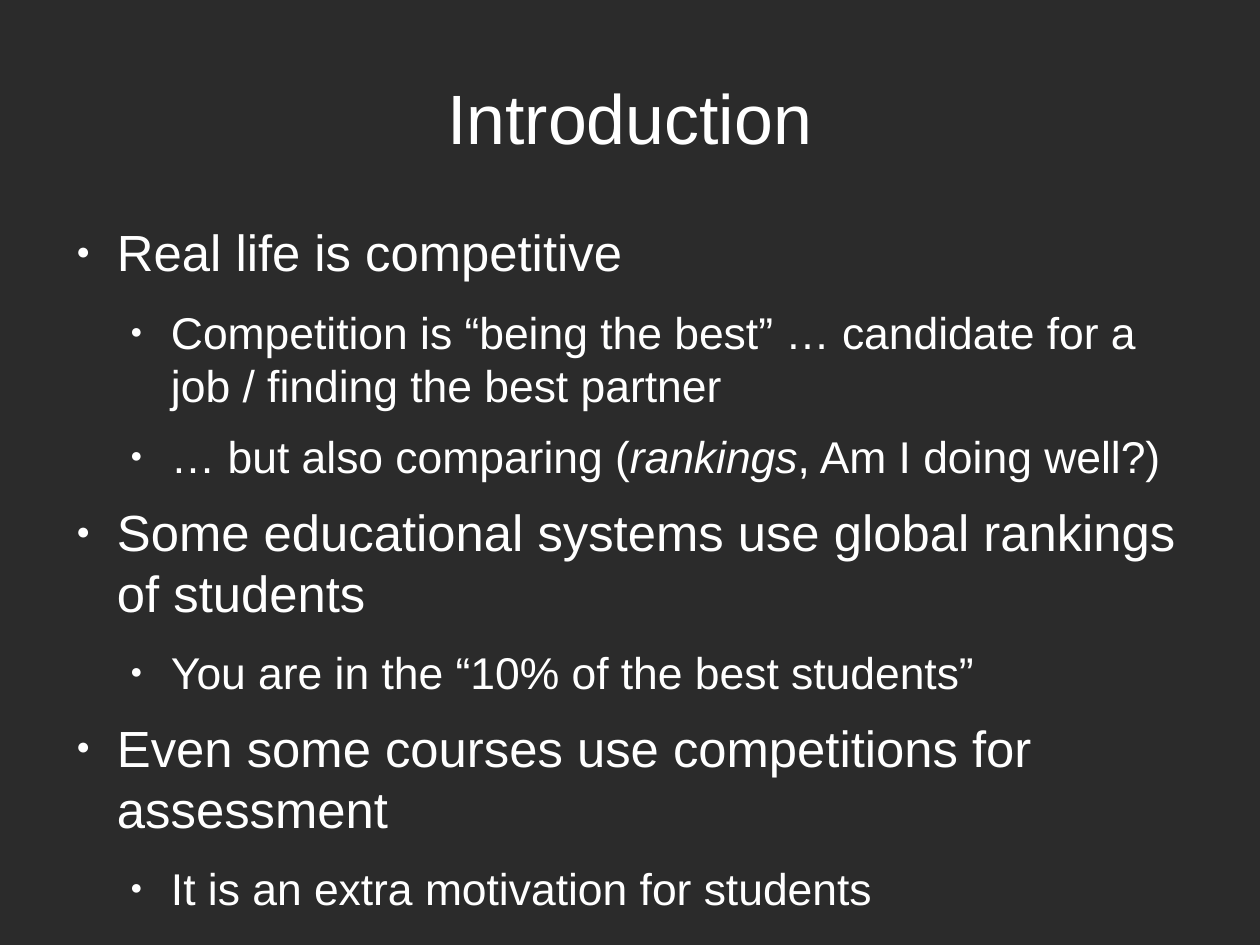
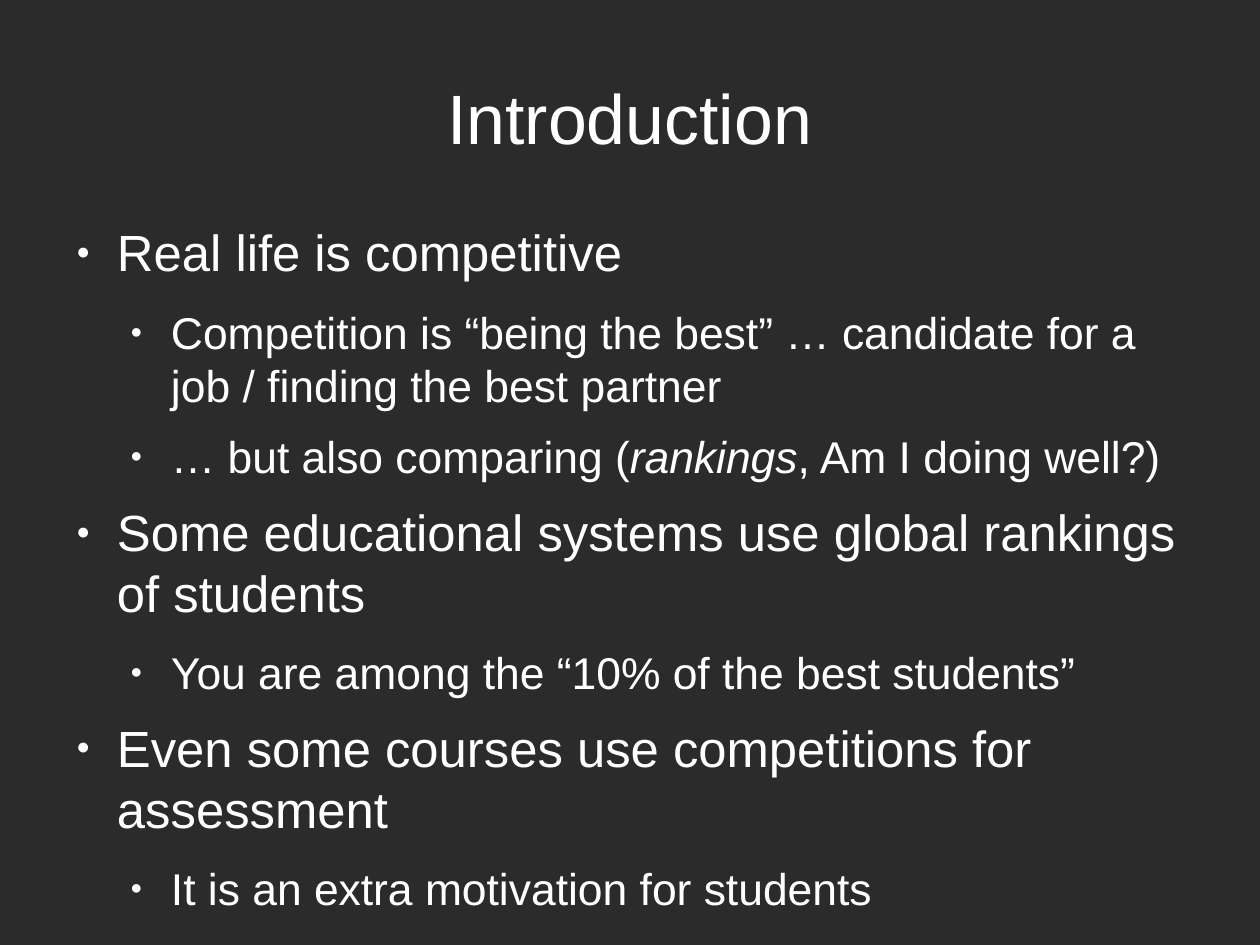
Before and after one commit to rompehielos013013013/gsiege, a slide deck: slide 3 of presentacion/Brunel2014/assessingCompetitions.odp. Drawn at 1260x945 pixels with LibreOffice and Linux fonts; fonts in the diff are those of the drawing; background and template pictures are left out; a plain dark background stands for a picture behind light text. Boxes give left, top, right and bottom in pixels: in the first picture for what was removed or moved away, otherwise in the second. Text is boxed around its words. In the diff, an @@ line names an element or a change of style, - is before the commit and + after.

```diff
--- a/presentacion/Brunel2014/assessingCompetitions.odp
+++ b/presentacion/Brunel2014/assessingCompetitions.odp
@@ text at (171, 656, 1075, 698): text changed @@
-  ● You are in the “10% of the best students”
+  ● You are among the “10% of the best students”
```
Also in this commit, not shown: 10 other slides changed, 3 slides added.
